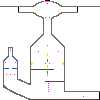
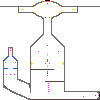
Layered file, before and after one edit (100x100). Changes by layer:
painted on "Specials" over [95, 92, 100, 100]
painted on "Detail" over [8, 9, 100, 99]
painted on "Background" over [18, 7, 99, 99]
